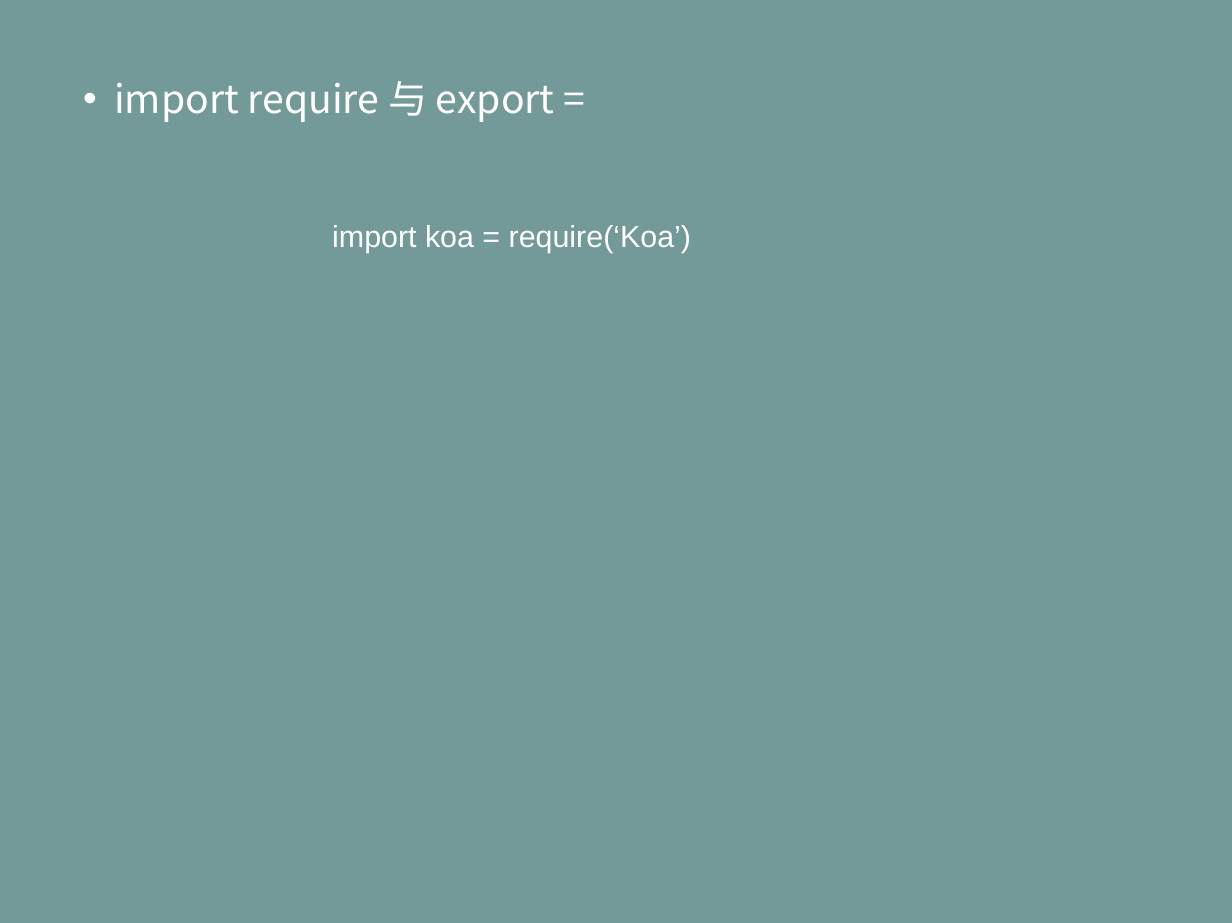
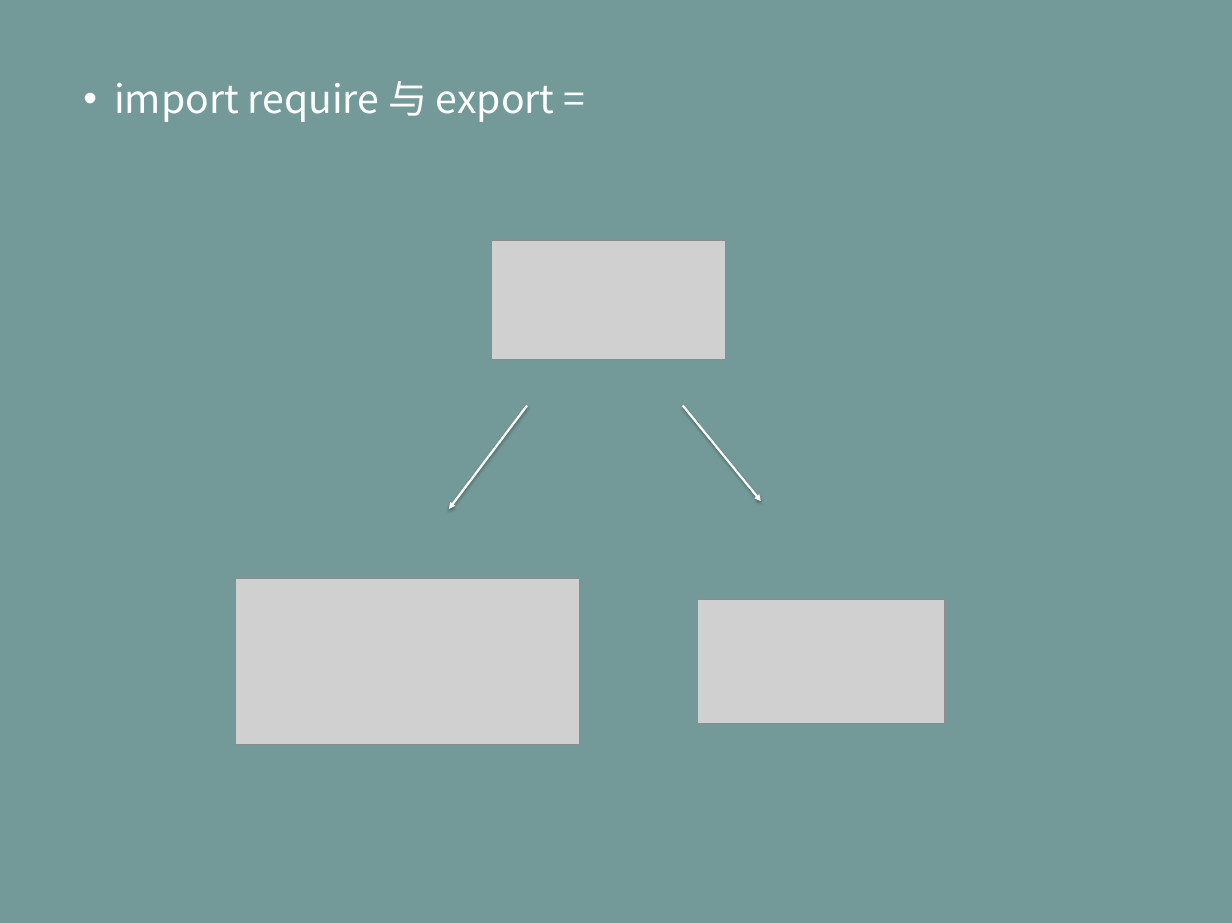
Before and after one commit to life0727/blog, a slide deck: slide 20 of ppt/typescript（二）.pptx. Drawn at 1232x923 pixels with LibreOffice and Linux fonts; fonts in the diff are those of the drawing; grey boxes stand for pictures. Boxes give left, top, right and bottom in pixels: in the first picture for what was removed or moved away, otherwise in the second. Text is boxed around its words. In the diff, an @@ line names an element or a change of style, - is before the commit and + after.

```diff
--- a/ppt/typescript（二）.pptx
+++ b/ppt/typescript（二）.pptx
@@ text removed at [332,225,691,253] @@
-import koa = require(‘Koa’)
@@ picture added at [492,240,726,360] @@
@@ arrow added from (527, 406) to (449, 509), #FFFFFF 2 pt @@
@@ arrow added from (683, 406) to (761, 501), #FFFFFF 2 pt @@
@@ picture added at [235,579,580,745] @@
@@ picture added at [698,600,944,724] @@
```
Also in this commit, not shown: 2 other slides changed, 1 slide added, 1 slide removed.
